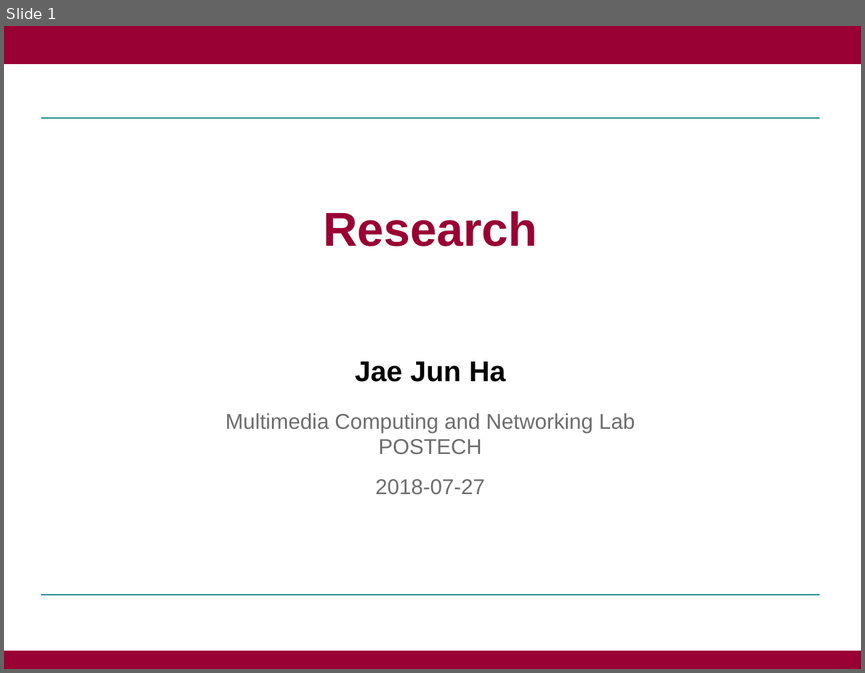
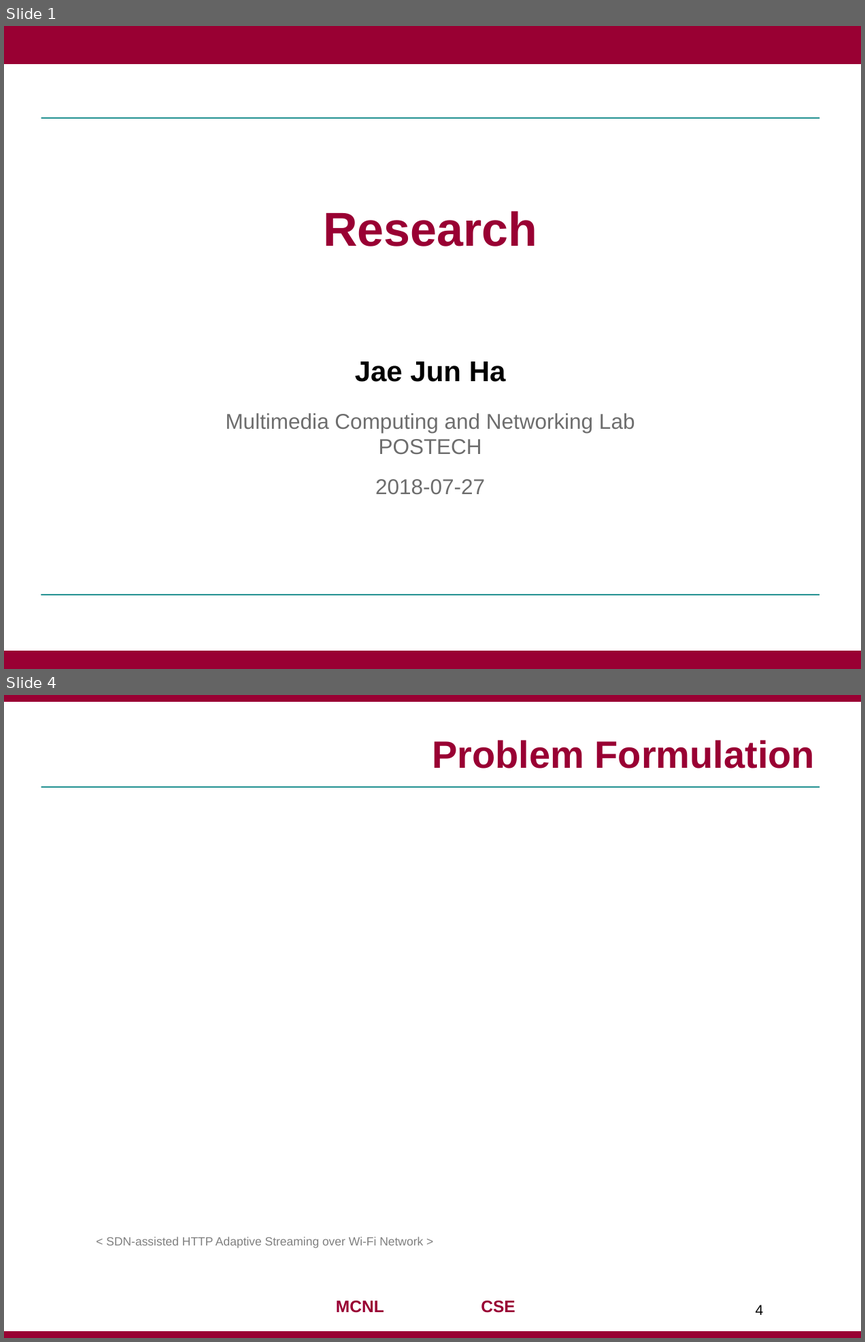
Before and after one commit to jaejunha/Paper, a slide deck: Daily(written_by_Korean)/180727.pptx. Shown one above the other, each under a label of ours: slide 1 before the commit, slides 1 and 4 after it; the slides between them are not shown. The pictures are 865x673 and 865x1342 pixels, drawn with LibreOffice and Linux fonts; fonts in the diff are those of the drawing; grey boxes stand for pictures; background and template pictures are left out. Boxes give left, top, right and bottom in pixels: in the first picture for what was removed or moved away, otherwise in the second. Text is boxed around its words. In the diff, an @@ line names an element or a change of style, - is before the commit and + after.

```diff
--- a/Daily(written_by_Korean)/180727.pptx
+++ b/Daily(written_by_Korean)/180727.pptx
@@ slide 4 added at (x1=4, y1=695, x2=861, y2=1338), background #FFFFFF; not listed: 3 template elements that a slide beside it also shows @@
@@ title added at (x1=432, y1=740, x2=815, y2=768), 32 pt, text #990033, bold @@
+Problem Formulation
@@ text added at (x1=106, y1=1236, x2=423, y2=1248), 10 pt, text #808080 @@
+< SDN-assisted HTTP Adaptive Streaming over Wi-Fi Network >
@@ text added at (x1=336, y1=1300, x2=515, y2=1312), 14 pt, text #990033, bold @@
+MCNL CSE
@@ page number added at (x1=755, y1=1304, x2=764, y2=1314), 12 pt, text #000000 @@
+4
```
Also in this commit, not shown: 8 slides changed, 3 other slides added, 2 slides removed, 1 other file.
